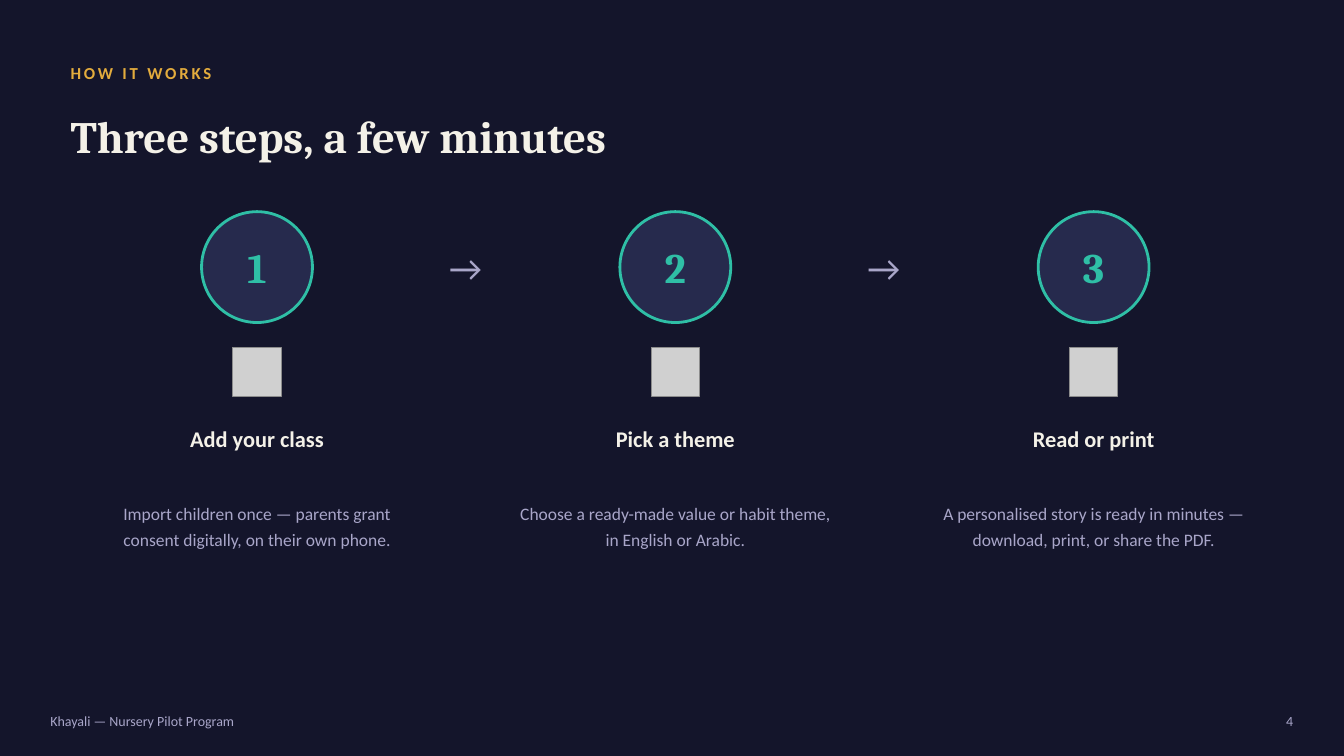
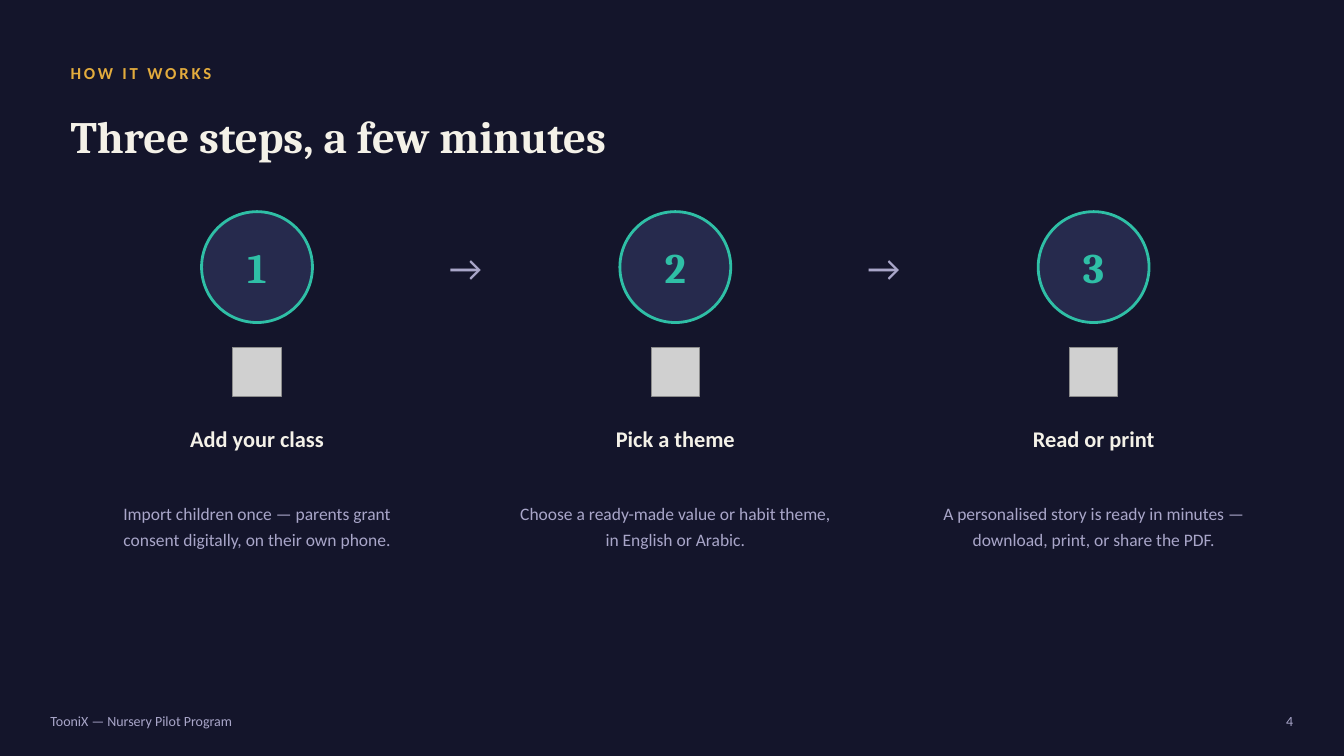
Before and after one commit to PATRIX-Technology/PATRIX-Technology, a slide deck: slide 4 of docs/en/sales/nursery-pitch-deck.pptx. Drawn at 1344x756 pixels with LibreOffice and Linux fonts; fonts in the diff are those of the drawing; grey boxes stand for pictures. Boxes give left, top, right and bottom in pixels: in the first picture for what was removed or moved away, otherwise in the second. Text is boxed around its words. In the diff, an @@ line names an element or a change of style, - is before the commit and + after.

```diff
--- a/docs/en/sales/nursery-pitch-deck.pptx
+++ b/docs/en/sales/nursery-pitch-deck.pptx
@@ text at [50, 716, 232, 729]: text changed @@
-Khayali — Nursery Pilot Program
+TooniX — Nursery Pilot Program
```
Also in this commit, not shown: 6 other slides changed, 35 other files.
